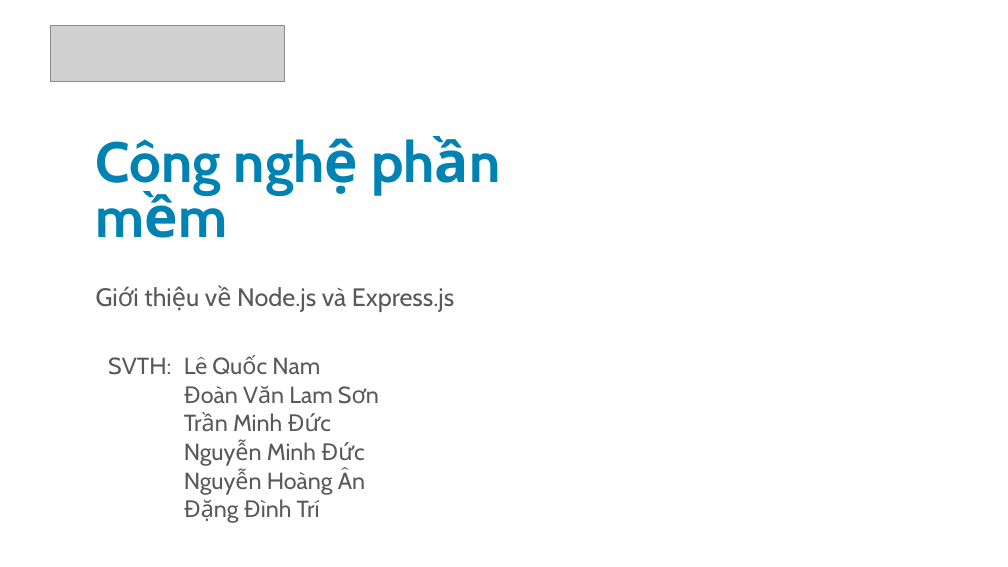
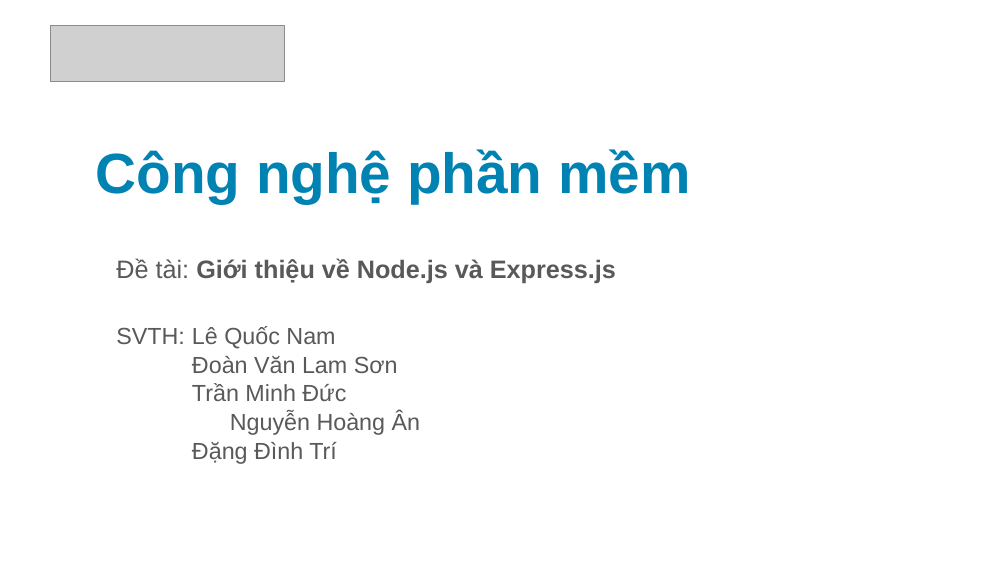
Before and after one commit to leqnam/Simple-Blog-NodeJs-MySQL-Heroku, a slide deck: slide 1 of powerpoint/ppt.pptx. Drawn at 1008x567 pixels with LibreOffice and Linux fonts; fonts in the diff are those of the drawing; grey boxes stand for pictures; background and template pictures are left out. Boxes give left, top, right and bottom in pixels: in the first picture for what was removed or moved away, otherwise in the second. Text is boxed around its words. In the diff, an @@ line names an element or a change of style, - is before the commit and + after.

Commit message:
add ppt

```diff
--- a/powerpoint/ppt.pptx
+++ b/powerpoint/ppt.pptx
@@ title "Công nghệ phần mềm": place and size @@
-title "Công nghệ phần mềm" at <box>96,139,222,195</box>
+title "Công nghệ phần mềm" at <box>96,149,690,203</box>
@@ title "Công nghệ phần mềm" at <box>96,149,690,203</box>: font Cabin to Arial, text colour #0083B3 to #0082B3; vertical alignment bottom to middle @@
@@ subtitle at <box>116,258,616,283</box>: text changed; font Cabin to Arial; bold on @@
-Giới thiệu về Node.js và Express.js
+Đề tài: Giới thiệu về Node.js và Express.js
@@ text "SVTH: Lê Quốc Nam": place and size @@
-text "SVTH: Lê Quốc Nam" at <box>108,357,365,517</box>
+text "SVTH: Lê Quốc Nam" at <box>116,326,420,464</box>
@@ text "SVTH: Lê Quốc Nam" at <box>116,326,420,464</box>: font Cabin to Arial; less space between paragraphs; indent changed @@
@@ text at <box>267,442,316,460</box>: paragraph removed @@
-Nguyễn Minh Đức
```
Also in this commit, not shown: 2 other slides changed, 38 slides added, 6 slides removed.
